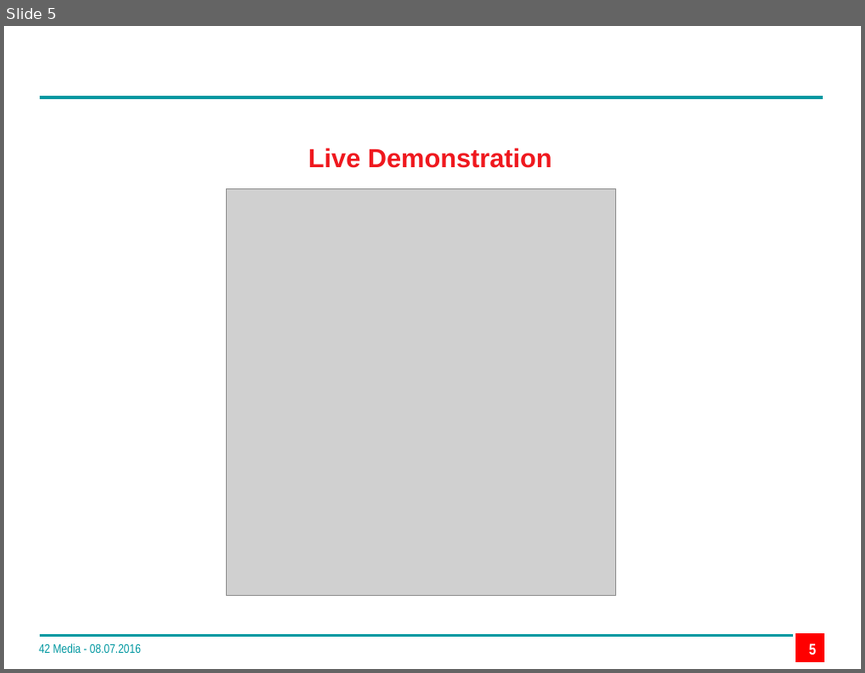
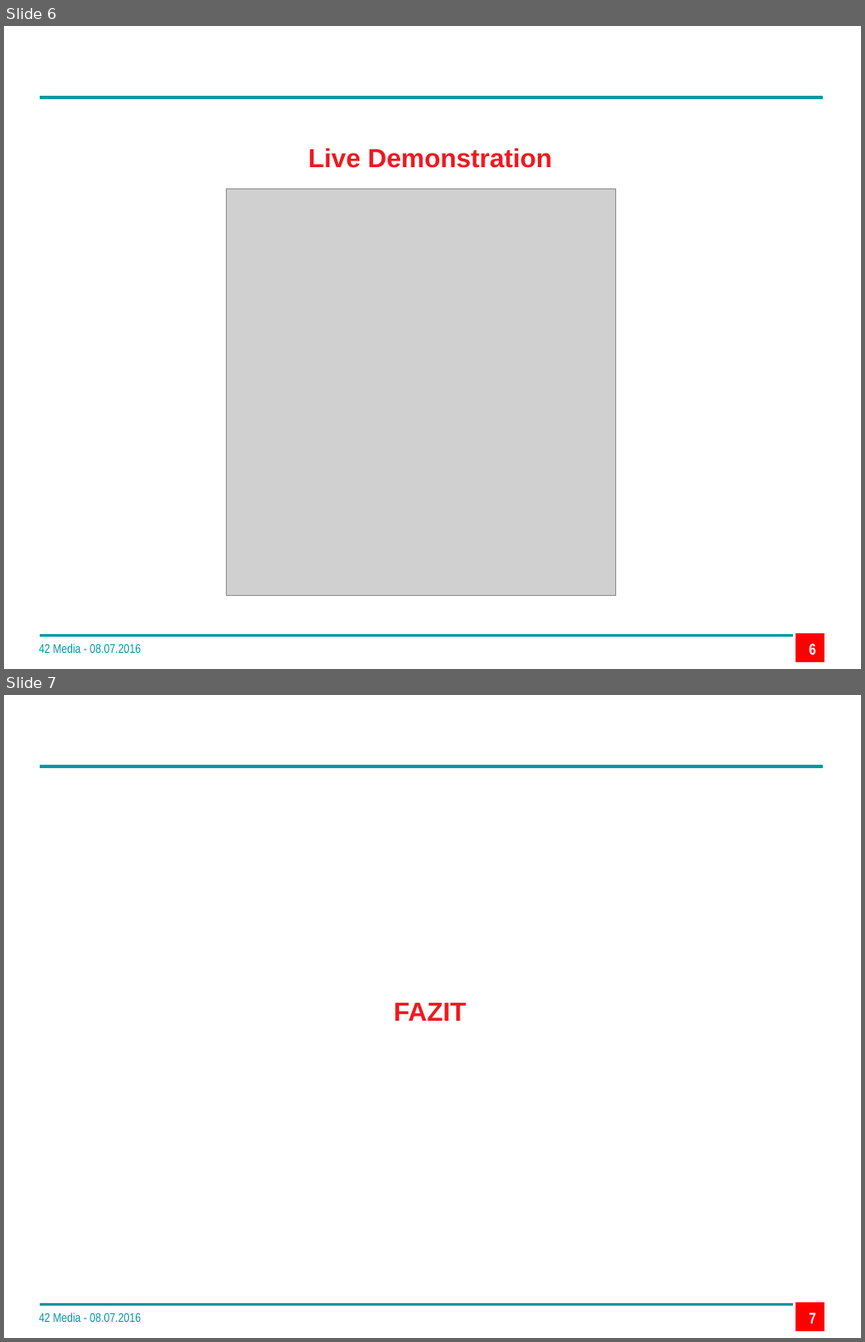
Before and after one commit to 42Media/Documentation, a slide deck: 42Media.pptx. Shown one above the other, each under a label of ours: slide 5 before the commit, slides 6 and 7 after it. The pictures are 865x673 and 865x1342 pixels, drawn with LibreOffice and Linux fonts; fonts in the diff are those of the drawing; grey boxes stand for pictures; background and template pictures are left out. Boxes give left, top, right and bottom in pixels: in the first picture for what was removed or moved away, otherwise in the second. Text is boxed around its words. In the diff, an @@ line names an element or a change of style, - is before the commit and + after.

```diff
--- a/42Media.pptx
+++ b/42Media.pptx
@@ slide 7 added at box(4, 695, 861, 1338), background #FFFFFF; not listed: 3 template elements that a slide beside it also shows @@
@@ text added at box(393, 1002, 466, 1021), 22 pt, text #EF181E, bold @@
+FAZIT
@@ text added at box(39, 1312, 141, 1321), 10.5 pt, text #0098A1 @@
+42 Media - 08.07.2016
@@ page number added at box(809, 1312, 816, 1323), 13 pt, text #FFFFFF, bold @@
+7
@@ what was slide 5 is now slide 6 @@
```
Also in this commit, not shown: 1 other slide added.
